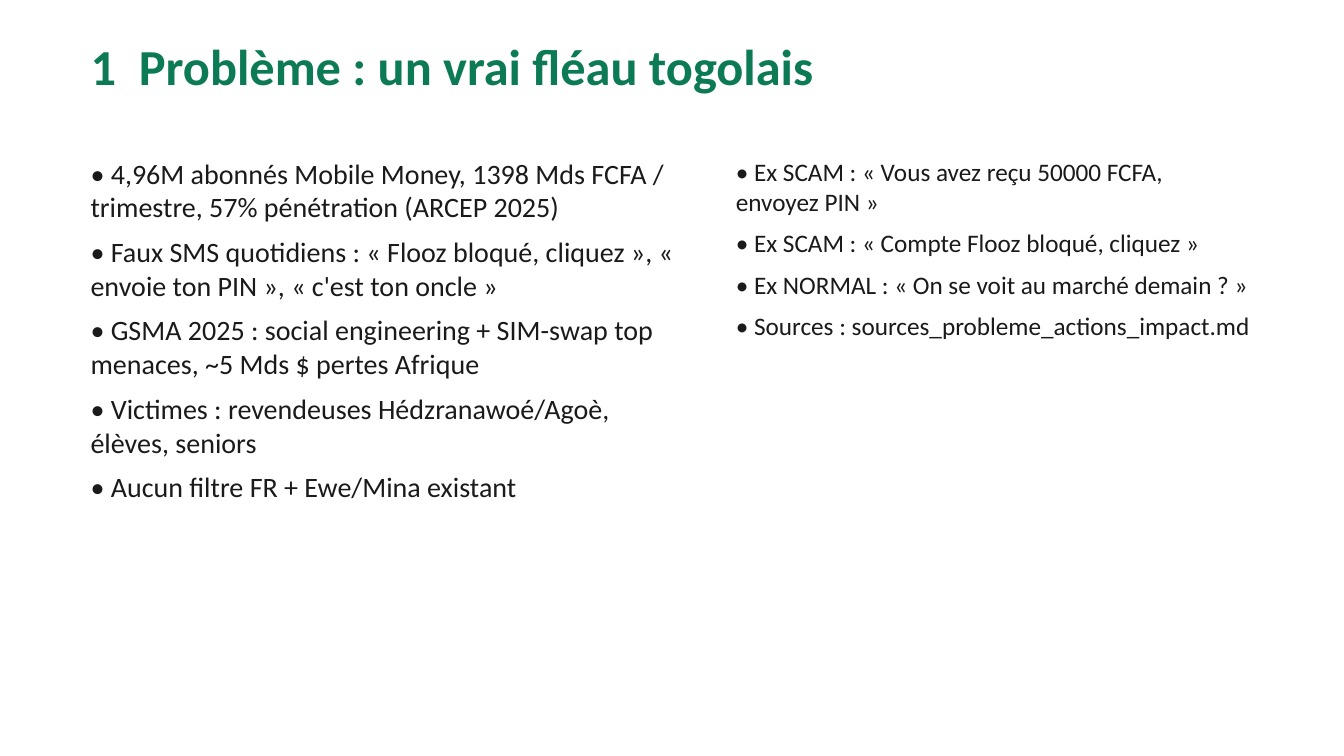
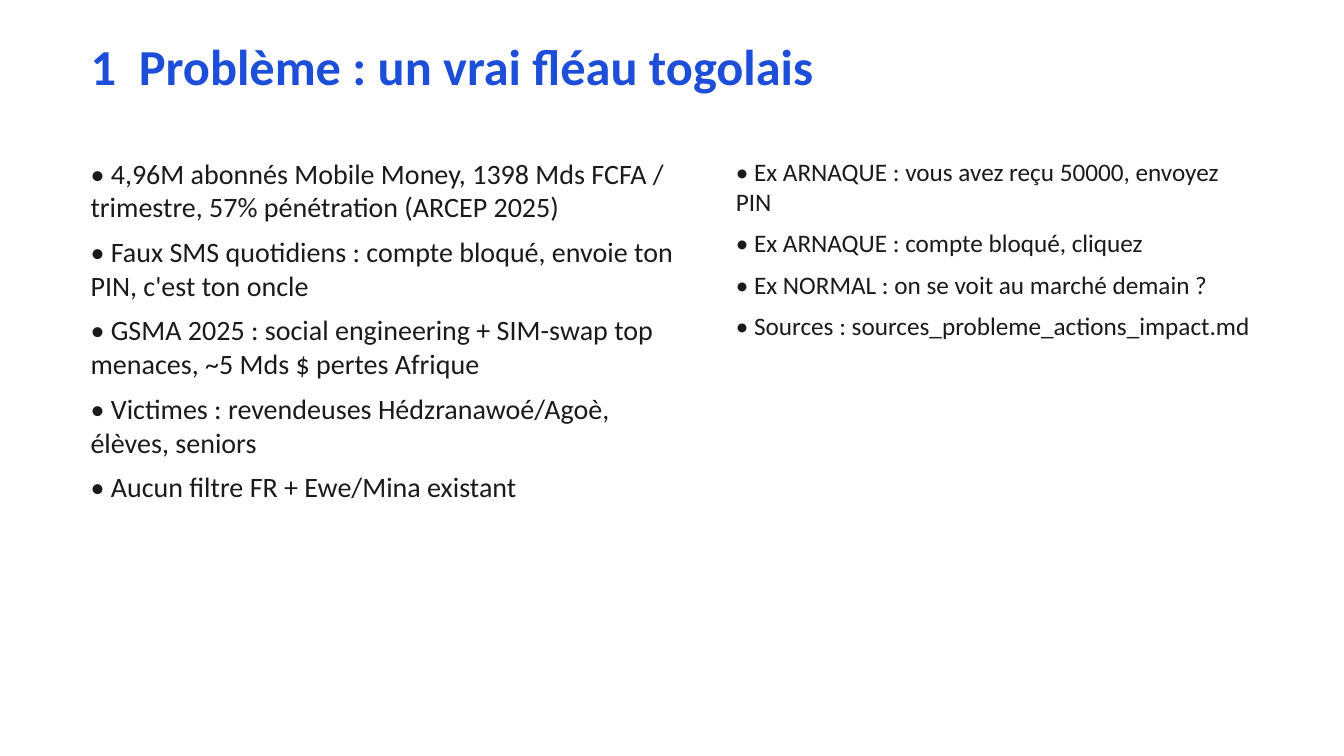
Before and after one commit to yakuzas2345/ai4youth, a slide deck: slide 2 of NOSCAM_PITCH.pptx. Drawn at 1344x756 pixels with LibreOffice and Linux fonts; fonts in the diff are those of the drawing. Boxes give left, top, right and bottom in pixels: in the first picture for what was removed or moved away, otherwise in the second. Text is boxed around its words. In the diff, an @@ line names an element or a change of style, - is before the commit and + after.

```diff
--- a/NOSCAM_PITCH.pptx
+++ b/NOSCAM_PITCH.pptx
@@ text "1 Problème : un vrai ..." at [91, 49, 813, 94]: text colour #0B7A55 to #1D4ED8 @@
@@ text at [736, 164, 1219, 294]: text changed @@
-• Ex SCAM : « Vous avez reçu 50000 FCFA, envoyez PIN »
-• Ex SCAM : « Compte Flooz bloqué, cliquez »
-• Ex NORMAL : « On se voit au marché demain ? »
+• Ex ARNAQUE : vous avez reçu 50000, envoyez PIN
+• Ex ARNAQUE : compte bloqué, cliquez
+• Ex NORMAL : on se voit au marché demain ?
@@ text at [91, 242, 673, 300]: text changed @@
-• Faux SMS quotidiens : « Flooz bloqué, cliquez », « envoie ton PIN », « c'est ton oncle »
+• Faux SMS quotidiens : compte bloqué, envoie ton PIN, c'est ton oncle
```
Also in this commit, not shown: 4 other slides changed.
